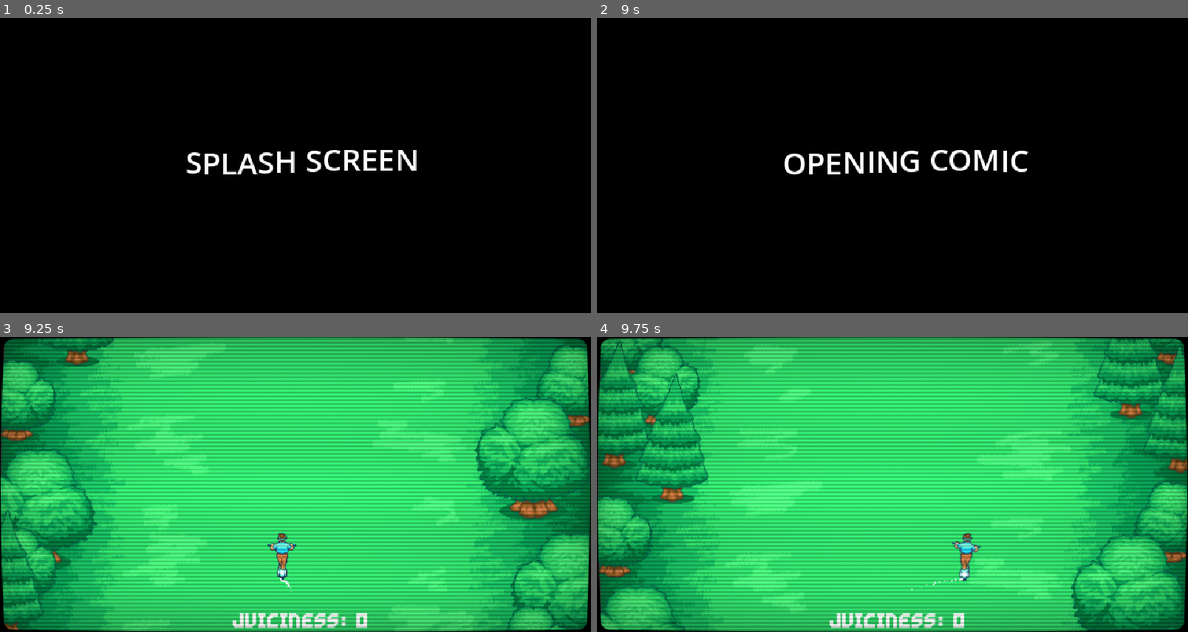
Above: before the commit, frames 1-4 (two rows, left to right).
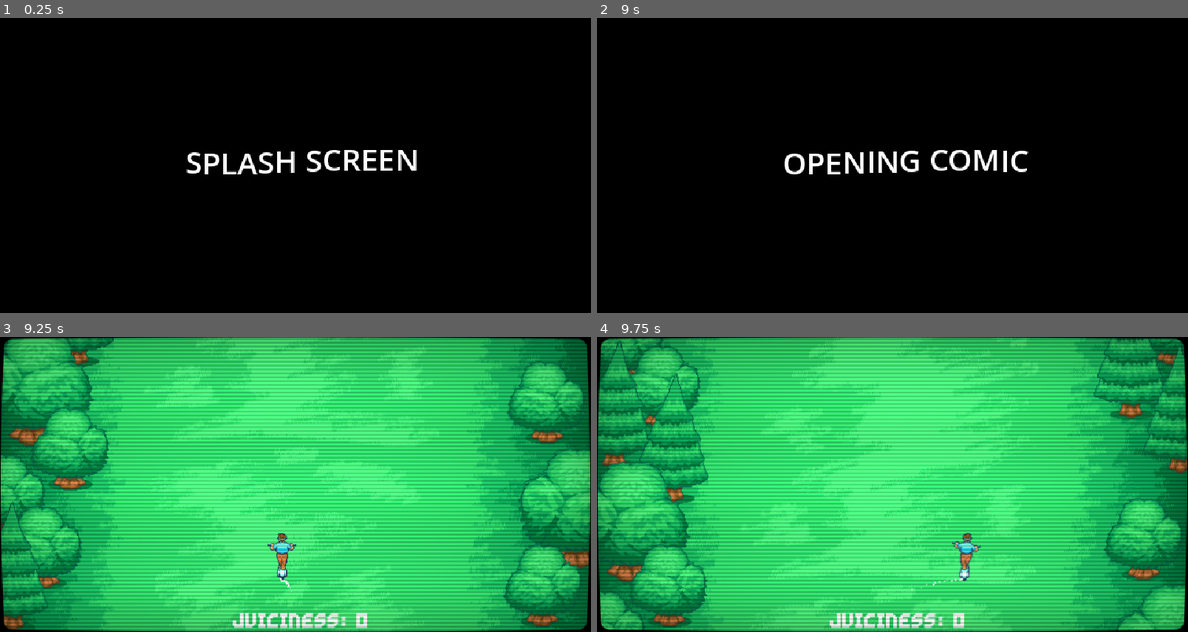
Above: after the commit, the same moments.

Repository: casualxcrisis/citrus-inc
Game: Godot game, scene res://scenes/ui/splash_screen.tscn
Two runs of this game, one before a commit and one after it. Both use one fixed random seed, a clock stepped at 60 frames per second and the inputs below. The engine's default icon, where the game draws it, is replaced by a stand-in: a white triangle on a blue panel in a dark square.
Inputs (mouse positions are in pixels of both pictures, inside the frame that each line leads up to):
- Up to frame 1 (0.25 s): no input
- Up to frame 2 (9 s): move the mouse to (1022, 150) at 0.52 s; move the mouse to (774, 180) at 1.27 s; move the mouse to (951, 100) at 2.02 s; move the mouse to (862, 224) at 2.77 s; move the mouse to (1069, 209) at 3.52 s; move the mouse to (715, 121) at 4.27 s; move the mouse to (922, 165) at 5.02 s; move the mouse to (803, 91) at 5.77 s; move the mouse to (1022, 150) at 6.52 s; move the mouse to (774, 180) at 7.27 s; move the mouse to (951, 100) at 8.02 s; move the mouse to (862, 224) at 8.77 s
- Up to frame 3 (9.25 s): no input
- Up to frame 4 (9.75 s): move the mouse to (1069, 528) at 9.52 s

Frames 1-2 are identical in both runs. In frame 3, 26% of the frame differs, in the area x 0-100%, y 0-100%; in frame 4, 20%.

Commit message:
better tiles, potholes

Diff:
--- a/assets/scripts/levels/terrain_section.gd
+++ b/assets/scripts/levels/terrain_section.gd
@@ -1,4 +1,4 @@
 extends Node2D
 class_name TerrainSection2D
 
-@export var section_height: float = 640.0
+@export var section_height: float = 1280.0
--- a/scenes/environment/terrains/terrain_section_1.tscn
+++ b/scenes/environment/terrains/terrain_section_1.tscn
@@ -16,5 +16,5 @@
 
 [node name="Tileset1" type="Sprite2D" parent="." unique_id=1502253524]
 z_index = -100
-position = Vector2(320, 320)
+position = Vector2(320, 640)
 texture = ExtResource("4_djdgl")
--- a/scenes/obstacles/pothole.tscn
+++ b/scenes/obstacles/pothole.tscn
@@ -1,12 +1,11 @@
 [gd_scene format=3 uid="uid://fp5s56vt6moc"]
 
-[ext_resource type="Texture2D" uid="uid://c0cqdxt6ghafs" path="res://icon.svg" id="1_ukhus"]
+[ext_resource type="Texture2D" uid="uid://chgabn0yolnqa" path="res://assets/art/obstacles/pothole1.png" id="1_lu4fe"]
 
 [sub_resource type="CircleShape2D" id="CircleShape2D_d0prb"]
-radius = 31.144823
+radius = 10.049875
 
 [sub_resource type="CircleShape2D" id="CircleShape2D_kps3k"]
-radius = 31.0
 
 [node name="Pothole" type="StaticBody2D" unique_id=1991561950]
 collision_layer = 2
@@ -18,7 +17,7 @@
 [node name="Sprite2D" type="Sprite2D" parent="." unique_id=2035077107]
 position = Vector2(9.536743e-07, 0.24999964)
 scale = Vector2(0.35937494, 0.36328125)
-texture = ExtResource("1_ukhus")
+texture = ExtResource("1_lu4fe")
 
 [node name="HitZone" type="Area2D" parent="." unique_id=1188657362 groups=["pothole"]]
 
Binary file added: assets/art/obstacles/pothole1.png
Not shown, added: assets/art/obstacles/pothole1.png.import
Binary file added: assets/art/obstacles/pothole2.png
Not shown, added: assets/art/obstacles/pothole2.png.import
Binary file changed: assets/art/tiles/tileset_1.png
